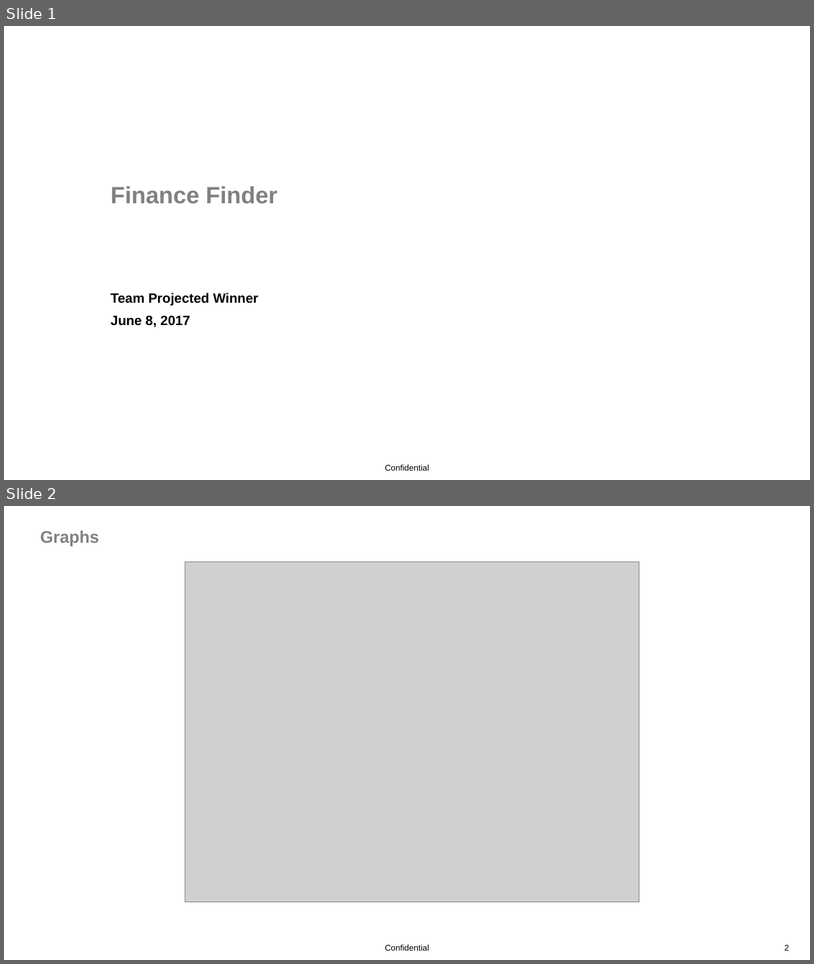
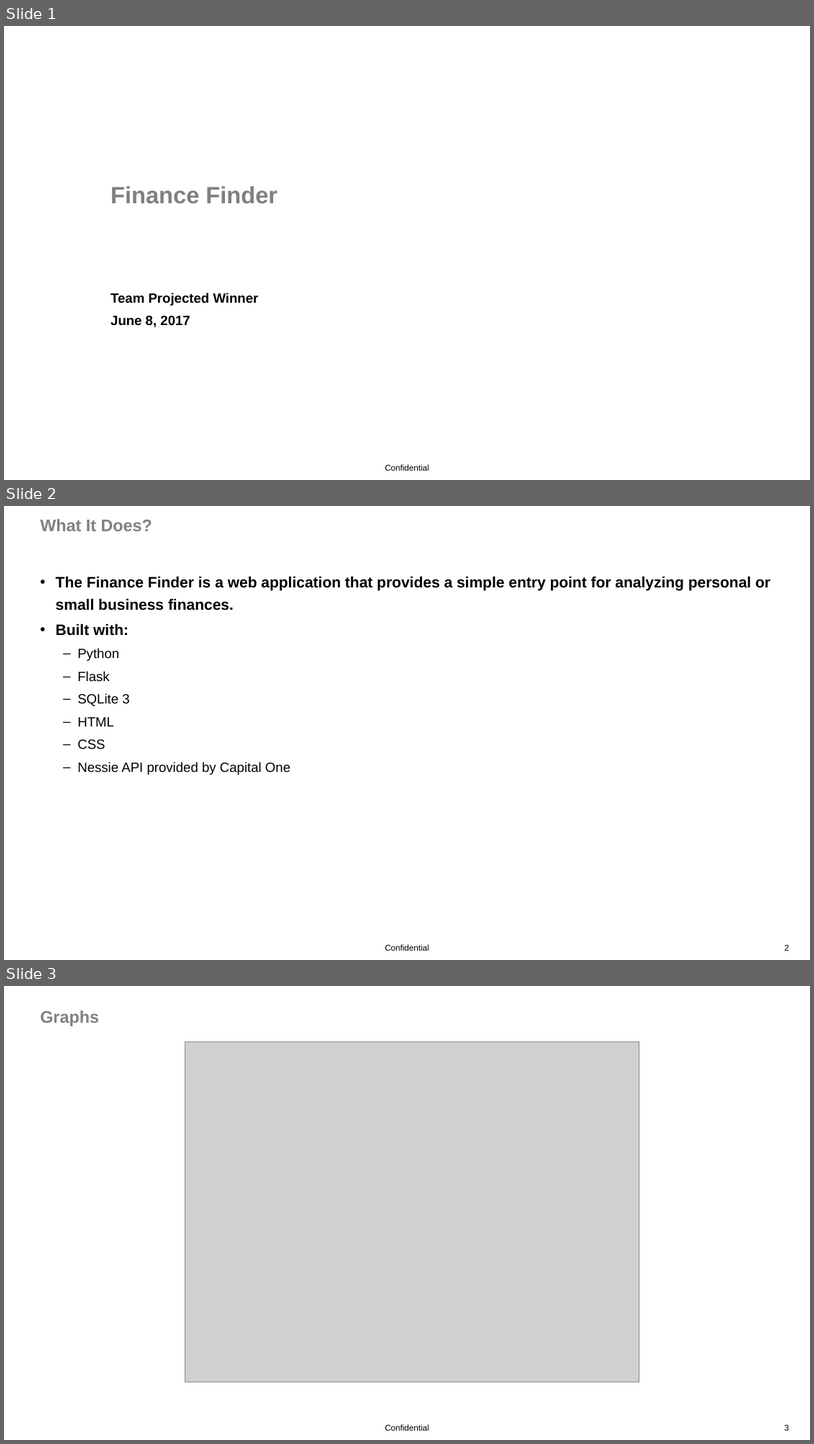
Before and after one commit to ejc233/financefinder, a slide deck: hackgraphs.ppt. Shown one above the other, each under a label of ours: slides 1 and 2 before the commit, slides 1, 2 and 3 after it. The pictures are 814x964 and 814x1444 pixels, drawn with LibreOffice and Linux fonts; fonts in the diff are those of the drawing; grey boxes stand for pictures; background and template pictures are left out. Boxes give left, top, right and bottom in pixels: in the first picture for what was removed or moved away, otherwise in the second. Text is boxed around its words. In the diff, an @@ line names an element or a change of style, - is before the commit and + after.

Commit message:
final presentation

```diff
--- a/hackgraphs.ppt
+++ b/hackgraphs.ppt
@@ slide 2 added at <box>4,506,810,960</box>, background #FFFFFF; not listed: 2 template elements that a slide beside it also shows @@
@@ title added at <box>40,519,152,531</box>, 20 pt, text #808080, bold @@
+What It Does?
@@ text added at <box>56,576,771,775</box>, 18 pt, text #000000, bold @@
+• The Finance Finder is a web application that provides a simple entry point for analyzing personal or small business finances.
+• Built with:
+  – Python
+  – Flask
+  – SQLite 3
+  – HTML
+  – CSS
+  – Nessie API provided by Capital One
@@ what was slide 2 is now slide 3 @@
@@ page number at <box>784,1424,789,1430</box>: text changed @@
-2
+3
```
